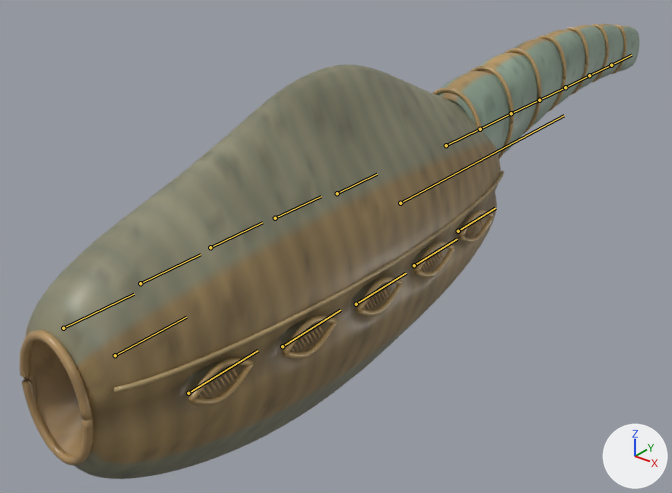
The glTF model public/assets/creatures/vetulicola.glb, before and after one commit.
Camera for both pictures: a 50 mm camera at (2.42, -3.55, 1.83) aimed at (-0.34, -0.09, -0.31). Every picture has the same lights, and +X, +Y and +Z are marked at lower right. The older version comes first. The bones that bend it are drawn over the model as lines.

Names of what the first picture shows: 'vetulicola vetulicola Gill filaments', 'vetulicola vetulicola Living integument', 'vetulicola vetulicola Marginal tissue', 'vetulicola vetulicola Oral cuticle'.
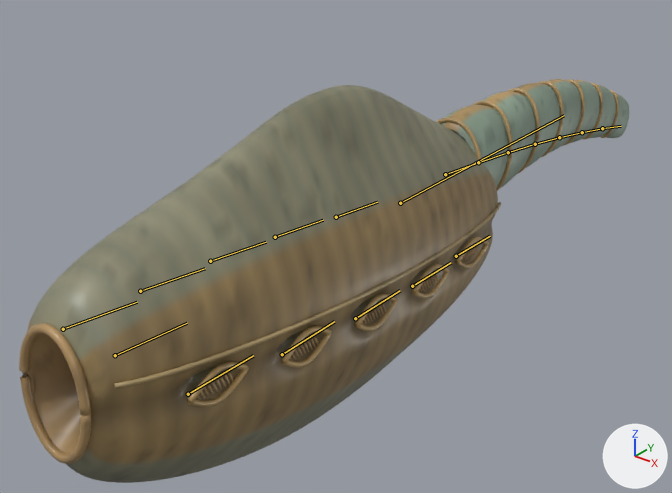
The newer file adds an action. The first version stands in its rest pose; the second is drawn at frame 6 of the action 'Grab'.

Edits to the bpy script that builds the scene:
```text
Change bone_body:
    where bone_body = bpy.data.objects['vetulicola_rig'].pose.bones['body']  # child of 'root'
    bone_body.rotation_quaternion: (1.0, 0.0, 0.0, 0.0) -> (0.999, -0.037, 0.0, 0.0)  # degrees (0, 0, 0) -> degrees (-4, 0, 0)
Change bone_body_00:
    where bone_body_00 = bpy.data.objects['vetulicola_rig'].pose.bones['body_00']  # child of 'body'
    bone_body_00.rotation_quaternion: (1.0, 0.0, 0.0, 0.0) -> (1.0, -0.009, 0.0, 0.0)  # degrees (0, 0, 0) -> degrees (-1, 0, 0)
Change bone_body_01:
    where bone_body_01 = bpy.data.objects['vetulicola_rig'].pose.bones['body_01']  # child of 'body_00'
    bone_body_01.rotation_quaternion: (1.0, 0.0, 0.0, 0.0) -> (1.0, -0.009, 0.0, 0.0)  # degrees (0, 0, 0) -> degrees (-1, 0, 0)
Change bone_body_02:
    where bone_body_02 = bpy.data.objects['vetulicola_rig'].pose.bones['body_02']  # child of 'body_01'
    bone_body_02.rotation_quaternion: (1.0, 0.0, 0.0, 0.0) -> (1.0, -0.009, 0.0, 0.0)  # degrees (0, 0, 0) -> degrees (-1, 0, 0)
Change bone_body_03:
    where bone_body_03 = bpy.data.objects['vetulicola_rig'].pose.bones['body_03']  # child of 'body_02'
    bone_body_03.rotation_quaternion: (1.0, 0.0, 0.0, 0.0) -> (1.0, -0.009, 0.0, 0.0)  # degrees (0, 0, 0) -> degrees (-1, 0, 0)
Change bone_body_04:
    where bone_body_04 = bpy.data.objects['vetulicola_rig'].pose.bones['body_04']  # child of 'body_03'
    bone_body_04.rotation_quaternion: (1.0, 0.0, 0.0, 0.0) -> (1.0, -0.009, 0.0, 0.0)  # degrees (0, 0, 0) -> degrees (-1, 0, 0)
Change bone_body_06:
    where bone_body_06 = bpy.data.objects['vetulicola_rig'].pose.bones['body_06']  # child of 'body_05'
    bone_body_06.rotation_quaternion: (1.0, 0.0, 0.0, 0.0) -> (1.0, -0.009, 0.0, 0.0)  # degrees (0, 0, 0) -> degrees (-1, 0, 0)
Change bone_pouch_1_0:
    where bone_pouch_1_0 = bpy.data.objects['vetulicola_rig'].pose.bones['pouch_1_0']  # child of 'body'
    bone_pouch_1_0.rotation_quaternion: (1.0, 0.0, 0.0, 0.0) -> (0.999, 0.0, 0.028, 0.028)  # degrees (0, 0, 0) -> degrees (0, 3, 3)
Change bone_pouch_1_1:
    where bone_pouch_1_1 = bpy.data.objects['vetulicola_rig'].pose.bones['pouch_1_1']  # child of 'body'
    bone_pouch_1_1.rotation_quaternion: (1.0, 0.0, 0.0, 0.0) -> (0.999, 0.0, 0.002, 0.038)  # degrees (0, 0, 0) -> degrees (0, 0, 4)
Change bone_pouch_1_2:
    where bone_pouch_1_2 = bpy.data.objects['vetulicola_rig'].pose.bones['pouch_1_2']  # child of 'body'
    bone_pouch_1_2.rotation_quaternion: (1.0, 0.0, 0.0, 0.0) -> (0.999, 0.0, 0.001, 0.033)  # degrees (0, 0, 0) -> degrees (0, 0, 4)
Change bone_pouch__1_0:
    where bone_pouch__1_0 = bpy.data.objects['vetulicola_rig'].pose.bones['pouch_-1_0']  # child of 'body'
    bone_pouch__1_0.rotation_quaternion: (1.0, 0.0, 0.0, 0.0) -> (0.999, 0.0, -0.028, -0.028)  # degrees (0, 0, 0) -> degrees (0, -3, -3)
Change bone_pouch__1_1:
    where bone_pouch__1_1 = bpy.data.objects['vetulicola_rig'].pose.bones['pouch_-1_1']  # child of 'body'
    bone_pouch__1_1.rotation_quaternion: (1.0, 0.0, 0.0, 0.0) -> (0.999, 0.0, -0.002, -0.038)  # degrees (0, 0, 0) -> degrees (0, 0, -4)
Change bone_pouch__1_2:
    where bone_pouch__1_2 = bpy.data.objects['vetulicola_rig'].pose.bones['pouch_-1_2']  # child of 'body'
    bone_pouch__1_2.rotation_quaternion: (1.0, 0.0, 0.0, 0.0) -> (0.999, 0.0, -0.001, -0.033)  # degrees (0, 0, 0) -> degrees (0, 0, -4)
```

Changed parts and their boxes (x1, y1, x2, y2) in the pictures (672 x 493 px):
'vetulicola vetulicola Living integument', posed (11% shorter)
    before: (26, 24, 640, 479)
    after: (27, 79, 629, 483)
'vetulicola vetulicola Marginal tissue', posed (13% shorter)
    before: (20, 24, 627, 465)
    after: (19, 79, 619, 464)
'vetulicola vetulicola Oral cuticle', posed
    before: (28, 340, 83, 455)
    after: (27, 333, 81, 453)
'vetulicola vetulicola Gill filaments', posed (14% shorter)
    before: (199, 219, 484, 398)
    after: (197, 246, 479, 400)
bone 'body', root to tip
    before: (115, 355) to (186, 317)
    after: (115, 355) to (187, 323)
bone 'body_00', root to tip
    before: (446, 145) to (480, 129)
    after: (445, 174) to (478, 162)
bone 'body_01', root to tip
    before: (480, 129) to (511, 113)
    after: (478, 162) to (508, 152)
bone 'body_02', root to tip
    before: (511, 113) to (539, 100)
    after: (508, 152) to (535, 144)
bone 'body_03', root to tip
    before: (539, 100) to (565, 87)
    after: (535, 144) to (559, 137)
bone 'body_04', root to tip
    before: (565, 87) to (589, 75)
    after: (559, 137) to (582, 132)
bone 'body_06', root to tip
    before: (611, 65) to (631, 55)
    after: (602, 128) to (621, 126)
bone 'pouch_1_0', root to tip
    before: (188, 393) to (258, 350)
    after: (188, 394) to (253, 355)
bone 'pouch_1_1', root to tip
    before: (282, 346) to (340, 310)
    after: (282, 354) to (334, 321)
bone 'pouch_1_2', root to tip
    before: (356, 304) to (406, 273)
    after: (355, 318) to (400, 290)
bone 'pouch_-1_0', root to tip
    before: (63, 328) to (134, 294)
    after: (63, 329) to (137, 302)
bone 'pouch_-1_1', root to tip
    before: (140, 283) to (200, 254)
    after: (140, 291) to (205, 268)
bone 'pouch_-1_2', root to tip
    before: (210, 247) to (262, 222)
    after: (210, 261) to (266, 242)
